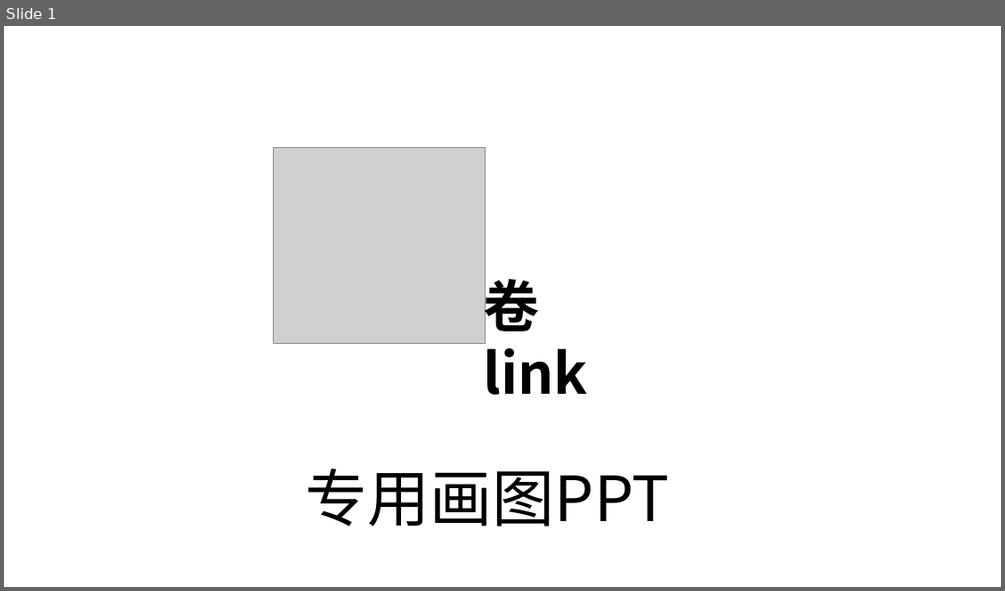
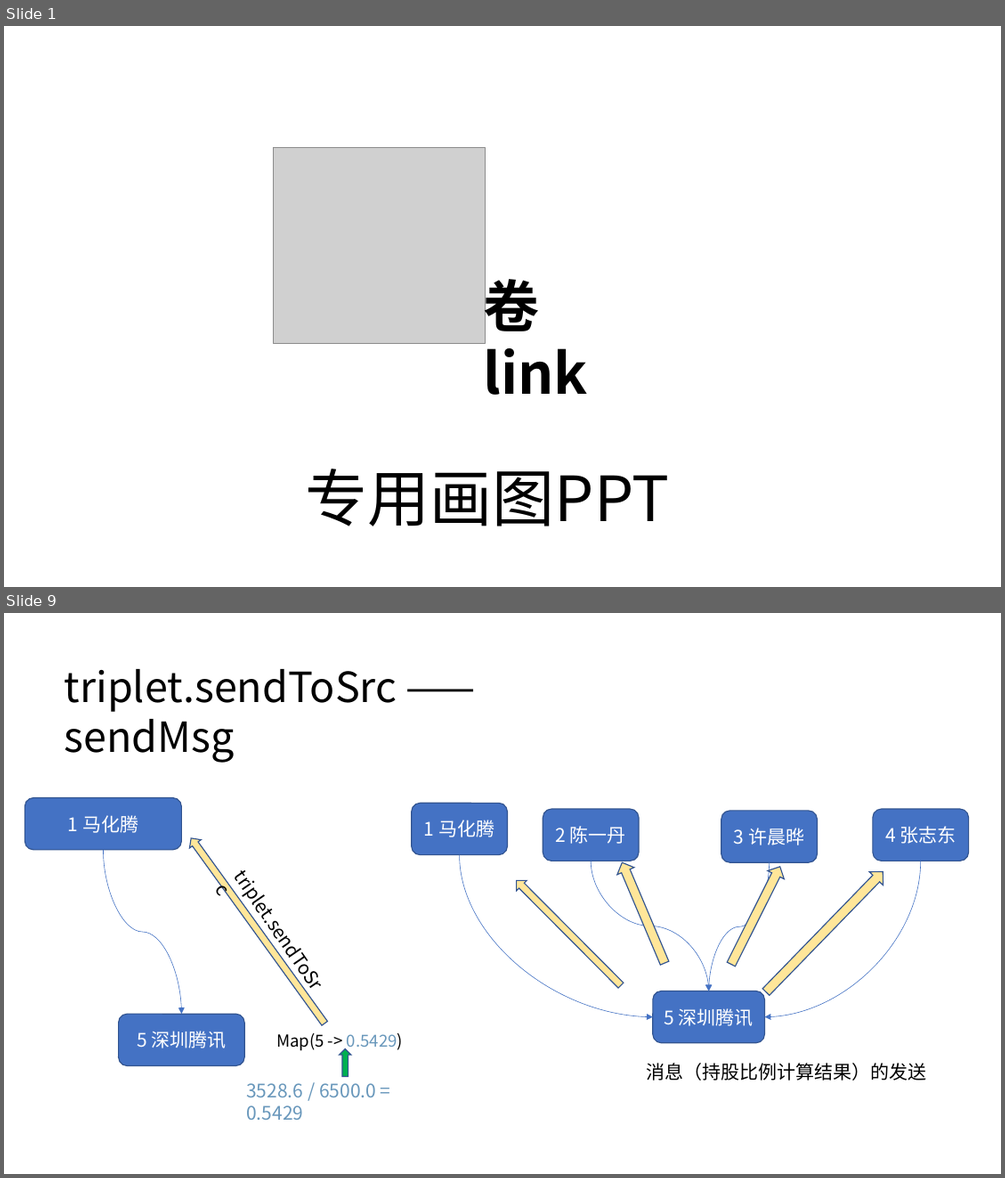
Before and after one commit to DrDavidS/SparkLearn, a slide deck: 股权图谱.pptx. Shown one above the other, each under a label of ours: slide 1 before the commit, slides 1 and 9 after it; the slides between them are not shown. The pictures are 1005x591 and 1005x1178 pixels, drawn with LibreOffice and Linux fonts; fonts in the diff are those of the drawing; grey boxes stand for pictures. Boxes give left, top, right and bottom in pixels: in the first picture for what was removed or moved away, otherwise in the second. Text is boxed around its words. In the diff, an @@ line names an element or a change of style, - is before the commit and + after.

```diff
--- a/股权图谱.pptx
+++ b/股权图谱.pptx
@@ slide 9 added at (4, 613, 1001, 1174), background #FFFFFF @@
@@ text added at (65, 669, 397, 763), 40 pt, text #000000 @@
+triplet.sendToSrc —— sendMsg
@@ rounded rectangle added at (25, 798, 182, 850), fill #4472C4, outline #325491 1 pt, 18 pt, text #FFFFFF @@
+1 马化腾
@@ rounded rectangle added at (412, 803, 507, 854), fill #4472C4, outline #325491 1 pt, 18 pt, text #FFFFFF @@
+1 马化腾
@@ rounded rectangle added at (543, 809, 639, 860), fill #4472C4, outline #325491 1 pt, 18 pt, text #FFFFFF @@
+2 陈一丹
@@ rounded rectangle added at (721, 811, 817, 862), fill #4472C4, outline #325491 1 pt, 18 pt, text #FFFFFF @@
+3 许晨晔
@@ rounded rectangle added at (873, 809, 969, 860), fill #4472C4, outline #325491 1 pt, 18 pt, text #FFFFFF @@
+4 张志东
@@ curved arrow added from (104, 850) to (181, 1013), #4472C4 0.5 pt @@
@@ right arrow added at (186, 834, 331, 1027), fill #FFE699, outline #325491 1 pt @@
@@ text added at (223, 858, 336, 1003), 18 pt, text #000000 @@
+triplet.sendToSrc
@@ curved arrow added from (460, 854) to (653, 1017), #4472C4 0.5 pt @@
@@ right arrow added at (511, 876, 626, 990), fill #FFE699, outline #325491 1 pt @@
@@ curved arrow added from (591, 860) to (708, 990), #4472C4 0.5 pt @@
@@ right arrow added at (614, 860, 673, 967), fill #FFE699, outline #325491 1 pt @@
@@ curved arrow added from (769, 863) to (708, 990), #4472C4 0.5 pt @@
@@ right arrow added at (723, 862, 788, 968), fill #FFE699, outline #325491 1 pt @@
@@ right arrow added at (760, 865, 890, 997), fill #FFE699, outline #325491 1 pt @@
@@ curved arrow added from (921, 860) to (764, 1017), #4472C4 0.5 pt @@
@@ rounded rectangle added at (653, 990, 765, 1042), fill #4472C4, outline #325491 1 pt, 18 pt, text #FFFFFF @@
+5 深圳腾讯
@@ rounded rectangle added at (119, 1013, 245, 1065), fill #4472C4, outline #325491 1 pt, 18 pt, text #FFFFFF @@
+5 深圳腾讯
@@ text added at (276, 1033, 403, 1052), 16 pt, text #000000 @@
+Map(5 -> 0.5429)
@@ right arrow added at (340, 1048, 351, 1077), fill #00B050, outline #325491 1 pt @@
@@ text added at (646, 1062, 926, 1080), 18 pt, text #000000 @@
+消息（持股比例计算结果）的发送
@@ text added at (246, 1083, 376, 1119), 18 pt, text #6897BB @@
+3528.6 / 6500.0 = 0.5429
```
Also in this commit, not shown: 2 slides changed, 7 other slides added, 13 other files.
